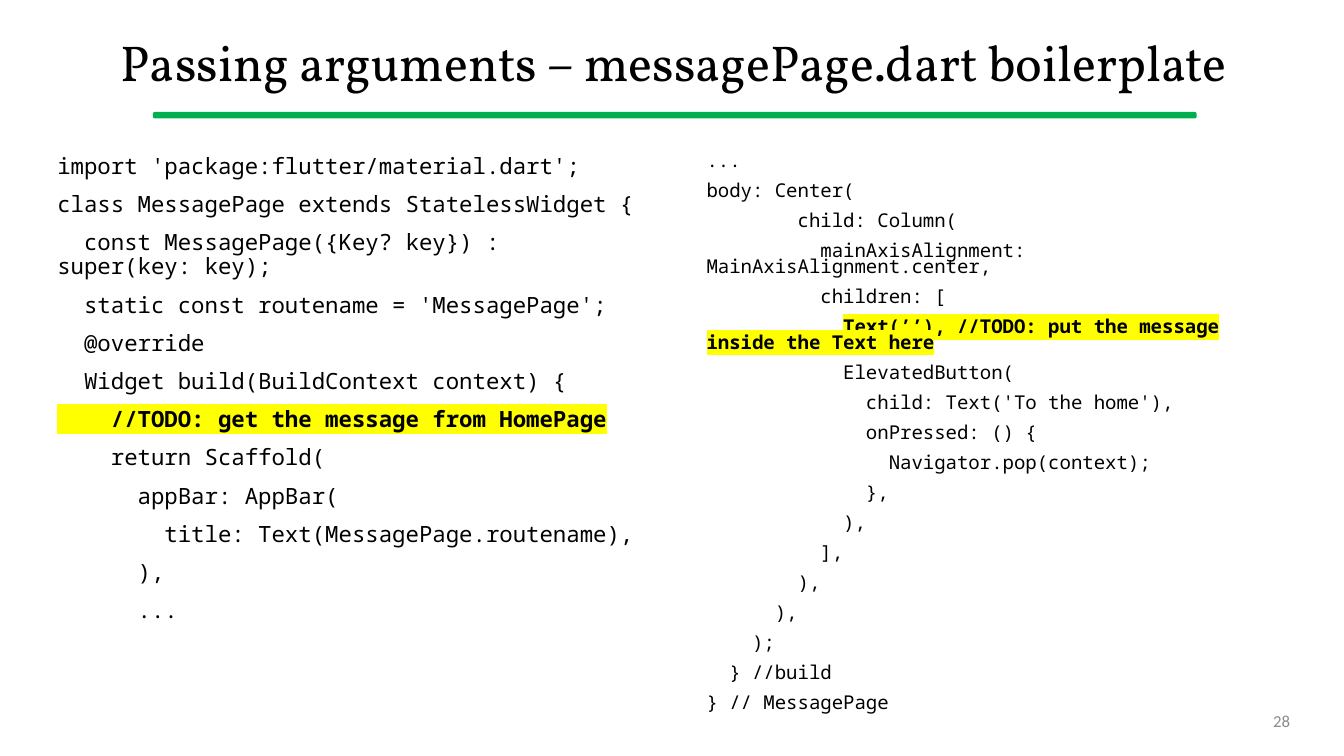
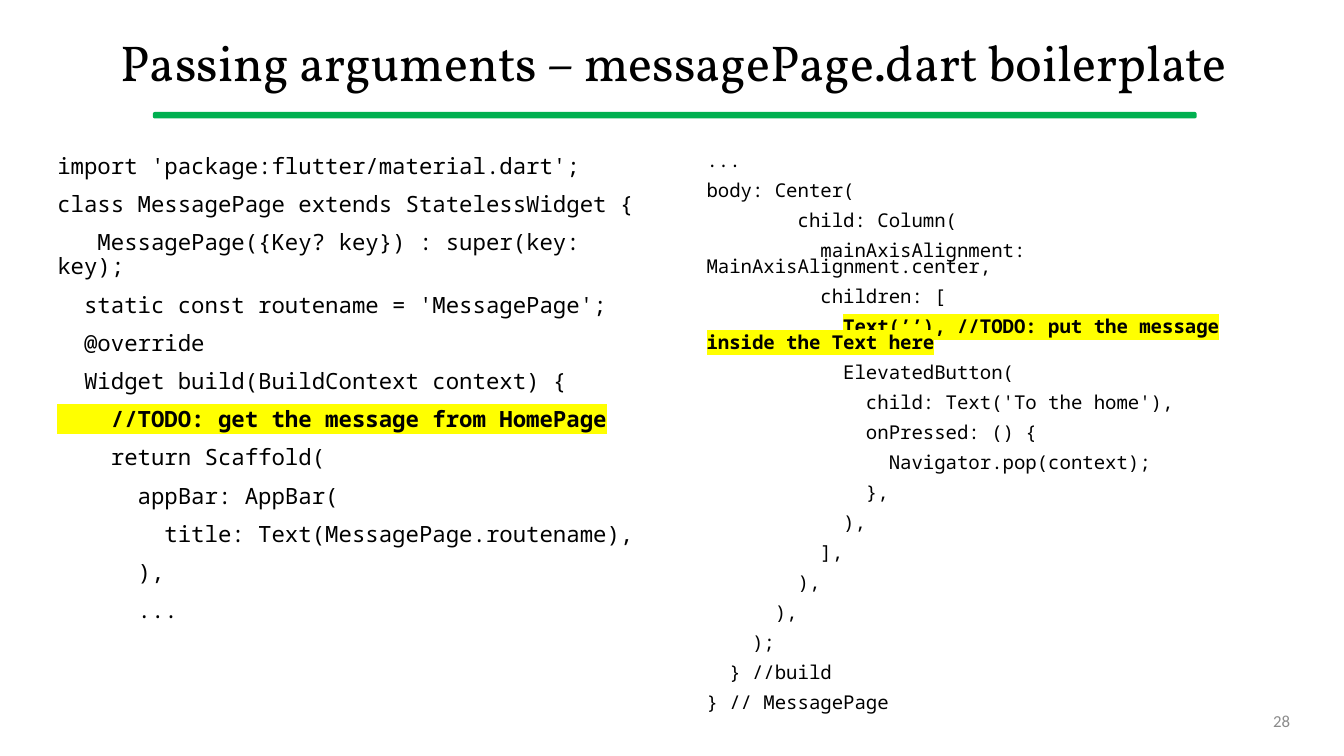
Before and after one commit to gcappon/bwthw, a slide deck: slide 28 of lab_06-navigation/lab_06-navigation.pptx. Drawn at 1344x756 pixels with LibreOffice and Linux fonts; fonts in the diff are those of the drawing. Boxes give left, top, right and bottom in pixels: in the first picture for what was removed or moved away, otherwise in the second. Text is boxed around its words. In the diff, an @@ line names an element or a change of style, - is before the commit and + after.

```diff
--- a/lab_06-navigation/lab_06-navigation.pptx
+++ b/lab_06-navigation/lab_06-navigation.pptx
@@ text at bbox=[57, 233, 580, 280]: text changed @@
-const MessagePage({Key? key}) : super(key: key);
+MessagePage({Key? key}) : super(key: key);
```
Also in this commit, not shown: 10 other slides changed, 1 slide added, 3 slides removed, 15 other files.
